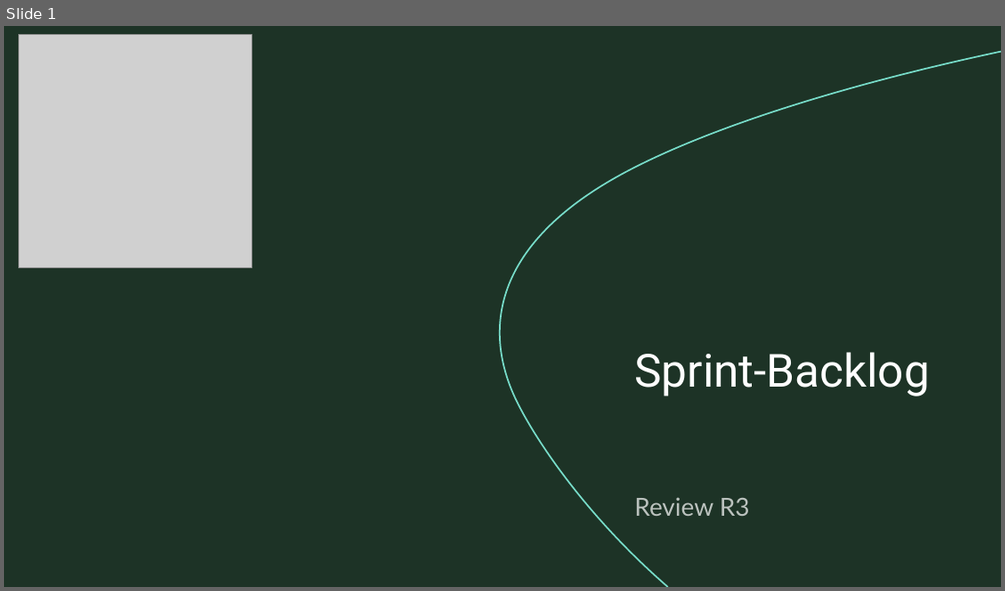
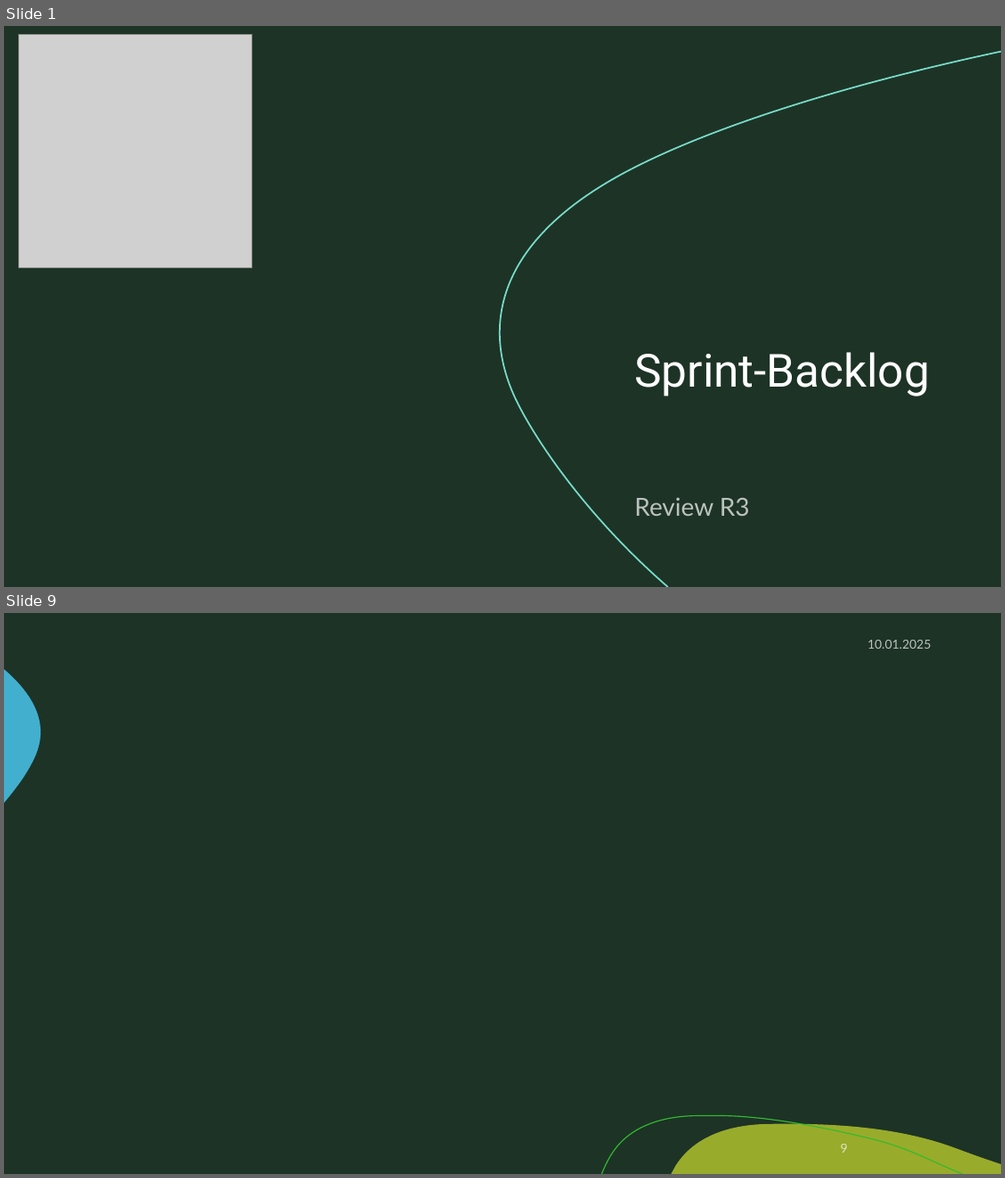
Before and after one commit to zIExpantion/ZumGelbenBach, a slide deck: Dokumente/Sprint-Backlog/Sprint-Backlog3.pptx. Shown one above the other, each under a label of ours: slide 1 before the commit, slides 1 and 9 after it; the slides between them are not shown. The pictures are 1005x591 and 1005x1178 pixels, drawn with LibreOffice and Linux fonts; fonts in the diff are those of the drawing; grey boxes stand for pictures; background and template pictures are left out. Boxes give left, top, right and bottom in pixels: in the first picture for what was removed or moved away, otherwise in the second. Text is boxed around its words. In the diff, an @@ line names an element or a change of style, - is before the commit and + after.

```diff
--- a/Dokumente/Sprint-Backlog/Sprint-Backlog3.pptx
+++ b/Dokumente/Sprint-Backlog/Sprint-Backlog3.pptx
@@ slide 9 added at [4, 613, 1001, 1174], background #1D3326; not listed: 3 template elements that a slide beside it also shows @@
@@ text added at [867, 640, 930, 649], 12 pt, text #FFFFFF at 70% opacity @@
+10.01.2025
@@ page number added at [841, 1143, 848, 1152], 12 pt, text #FFFFFF at 70% opacity @@
+9
```
Also in this commit, not shown: 17 slides changed, 3 other slides added, 1 other file.
